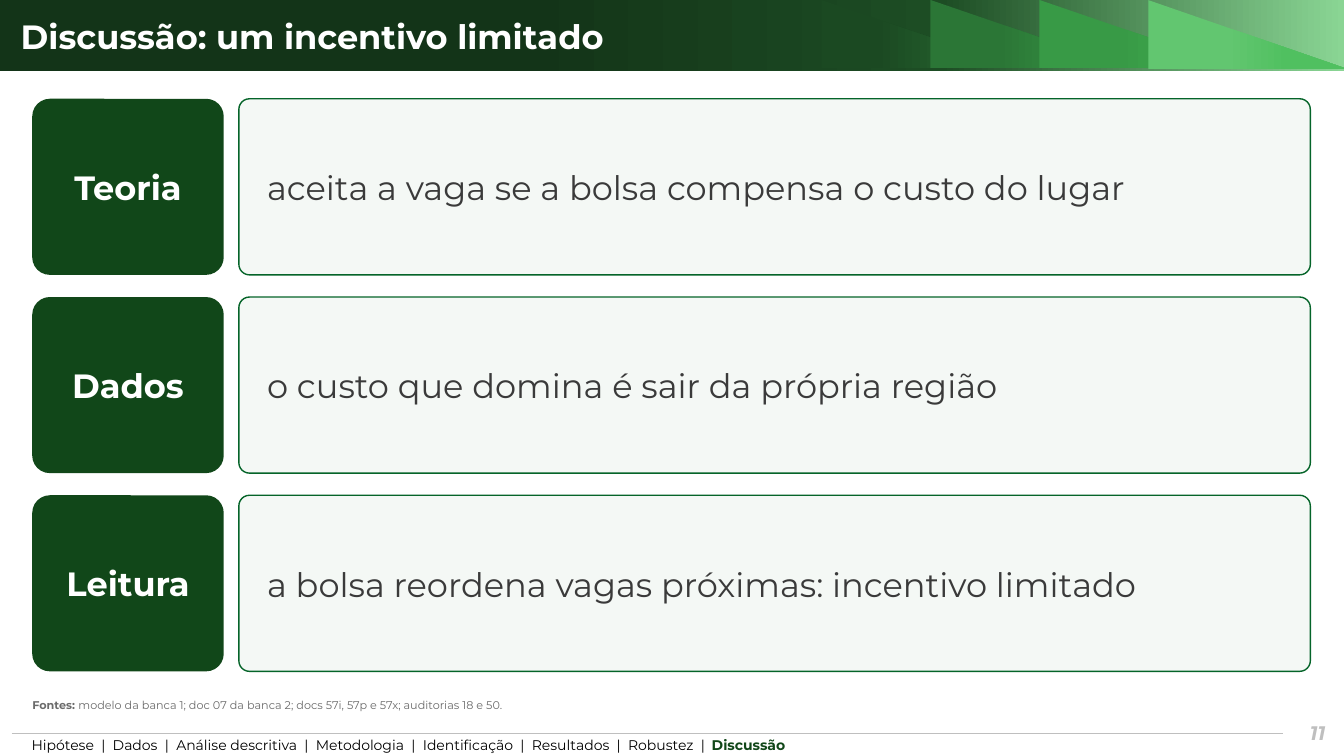
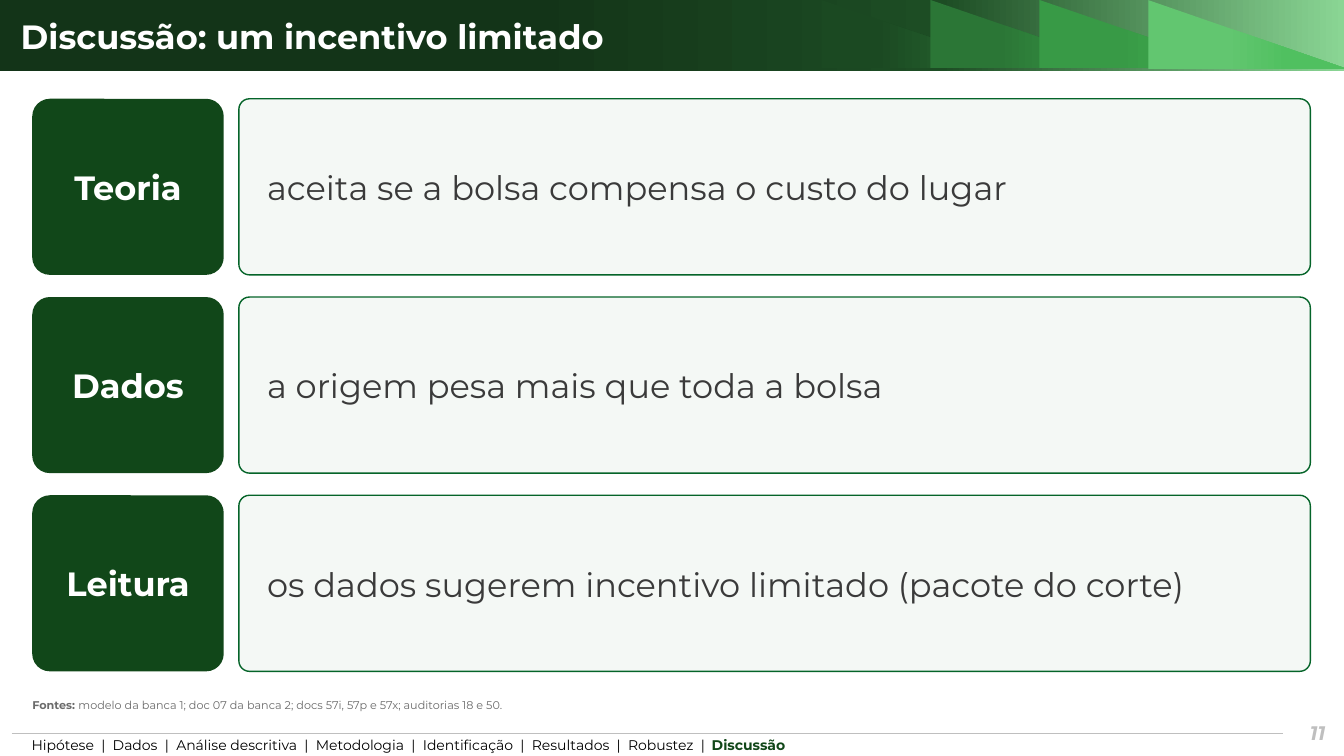
Before and after one commit to ka1victor/impact-eval-health-econ-pmme, a slide deck: slide 11 of output/apresentacao_banca2/deck_banca2_curto.pptx. Drawn at 1344x756 pixels with LibreOffice and Linux fonts; fonts in the diff are those of the drawing; background and template pictures are left out. Boxes give left, top, right and bottom in pixels: in the first picture for what was removed or moved away, otherwise in the second. Text is boxed around its words. In the diff, an @@ line names an element or a change of style, - is before the commit and + after.

```diff
--- a/output/apresentacao_banca2/deck_banca2_curto.pptx
+++ b/output/apresentacao_banca2/deck_banca2_curto.pptx
@@ text in rounded rectangle at (267, 175, 1007, 207): text changed @@
-aceita a vaga se a bolsa compensa o custo do lugar
+aceita se a bolsa compensa o custo do lugar
@@ text in rounded rectangle at (267, 373, 882, 405): text changed @@
-o custo que domina é sair da própria região
+a origem pesa mais que toda a bolsa
@@ text in rounded rectangle at (267, 572, 1184, 604): text changed @@
-a bolsa reordena vagas próximas: incentivo limitado
+os dados sugerem incentivo limitado (pacote do corte)
```
Also in this commit, not shown: 2 other slides changed, 22 other files.
